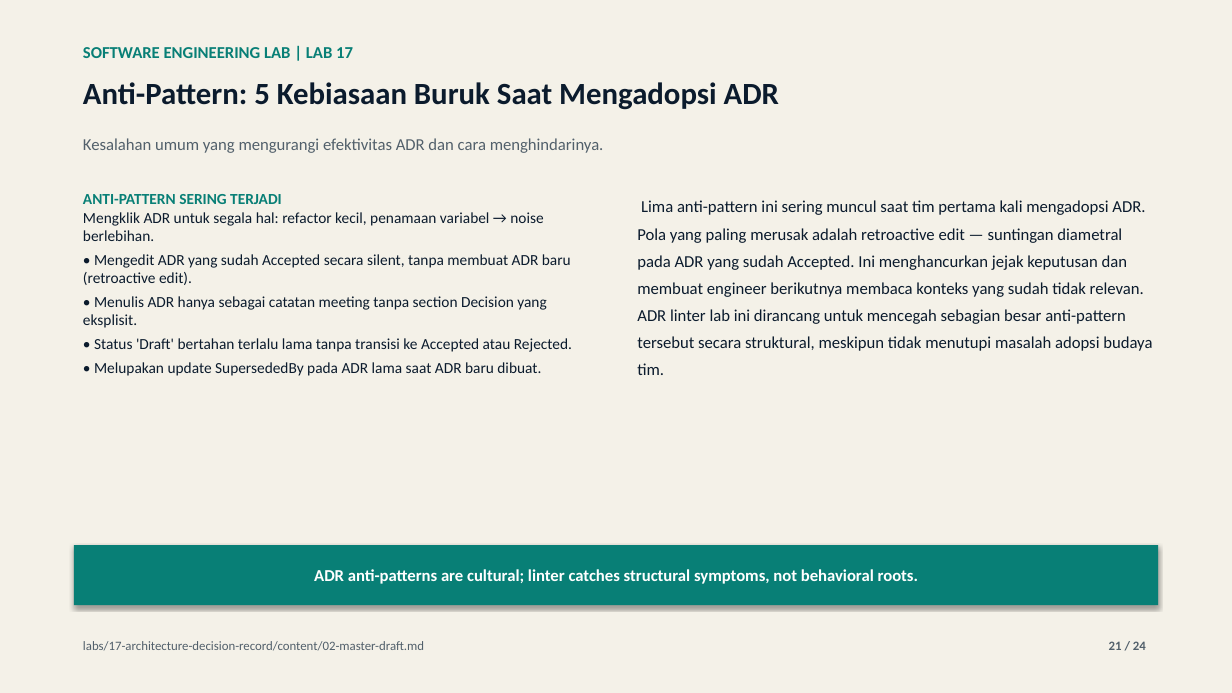
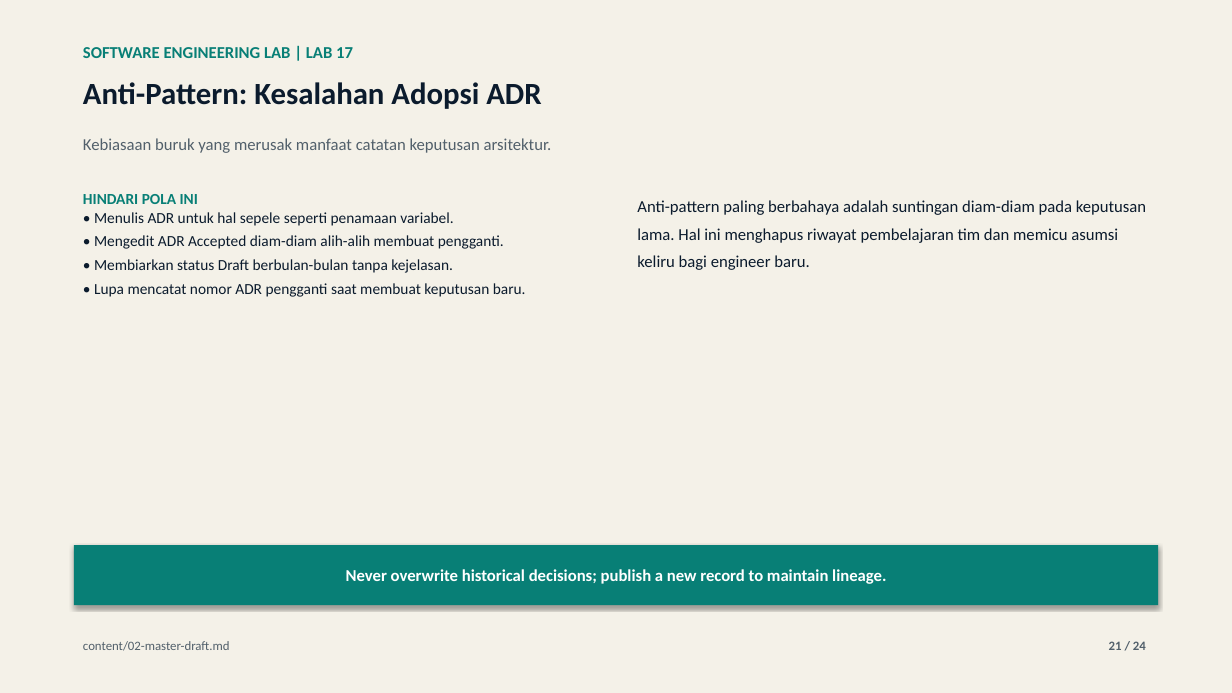
Before and after one commit to lukman-ss/software-engineering-lab, a slide deck: slide 21 of labs/17-architecture-decision-record/result/linkedin/lab-17-architecture-decision-record-carousel.pptx. Drawn at 1232x693 pixels with LibreOffice and Linux fonts; fonts in the diff are those of the drawing. Boxes give left, top, right and bottom in pixels: in the first picture for what was removed or moved away, otherwise in the second. Text is boxed around its words. In the diff, an @@ line names an element or a change of style, - is before the commit and + after.

```diff
--- a/labs/17-architecture-decision-record/result/linkedin/lab-17-architecture-decision-record-carousel.pptx
+++ b/labs/17-architecture-decision-record/result/linkedin/lab-17-architecture-decision-record-carousel.pptx
@@ text at <box>83,82,541,109</box>: text changed @@
-Anti-Pattern: 5 Kebiasaan Buruk Saat Mengadopsi ADR
+Anti-Pattern: Kesalahan Adopsi ADR
@@ text at <box>83,138,552,153</box>: text changed @@
-Kesalahan umum yang mengurangi efektivitas ADR dan cara menghindarinya.
+Kebiasaan buruk yang merusak manfaat catatan keputusan arsitektur.
@@ text at <box>83,194,526,297</box>: text changed @@
-ANTI-PATTERN SERING TERJADI
-Mengklik ADR untuk segala hal: refactor kecil, penamaan variabel → noise berlebihan.
-• Mengedit ADR yang sudah Accepted secara silent, tanpa membuat ADR baru (retroactive edit).
-• Menulis ADR hanya sebagai catatan meeting tanpa section Decision yang eksplisit.
-• Status 'Draft' bertahan terlalu lama tanpa transisi ke Accepted atau Rejected.
-• Melupakan update SupersededBy pada ADR lama saat ADR baru dibuat.
+HINDARI POLA INI
+• Menulis ADR untuk hal sepele seperti penamaan variabel.
+• Mengedit ADR Accepted diam-diam alih-alih membuat pengganti.
+• Membiarkan status Draft berbulan-bulan tanpa kejelasan.
+• Lupa mencatat nomor ADR pengganti saat membuat keputusan baru.
@@ text at <box>637,200,1146,270</box>: text changed @@
-Lima anti-pattern ini sering muncul saat tim pertama kali mengadopsi ADR. Pola yang paling merusak adalah retroactive edit — suntingan diametral pada ADR yang sudah Accepted. Ini menghancurkan jejak keputusan dan membuat engineer berikutnya membaca konteks yang sudah tidak relevan. ADR linter lab ini dirancang untuk mencegah sebagian besar anti-pattern tersebut secara struktural, meskipun tidak menutupi masalah adopsi budaya tim.
+Anti-pattern paling berbahaya adalah suntingan diam-diam pada keputusan lama. Hal ini menghapus riwayat pembelajaran tim dan memicu asumsi keliru bagi engineer baru.
@@ text in rectangle at <box>346,569,886,584</box>: text changed @@
-ADR anti-patterns are cultural; linter catches structural symptoms, not behavioral roots.
+Never overwrite historical decisions; publish a new record to maintain lineage.
@@ text at <box>83,641,230,651</box>: text changed @@
-labs/17-architecture-decision-record/content/02-master-draft.md
+content/02-master-draft.md
```
Also in this commit, not shown: 21 other slides changed, 5 other files.
